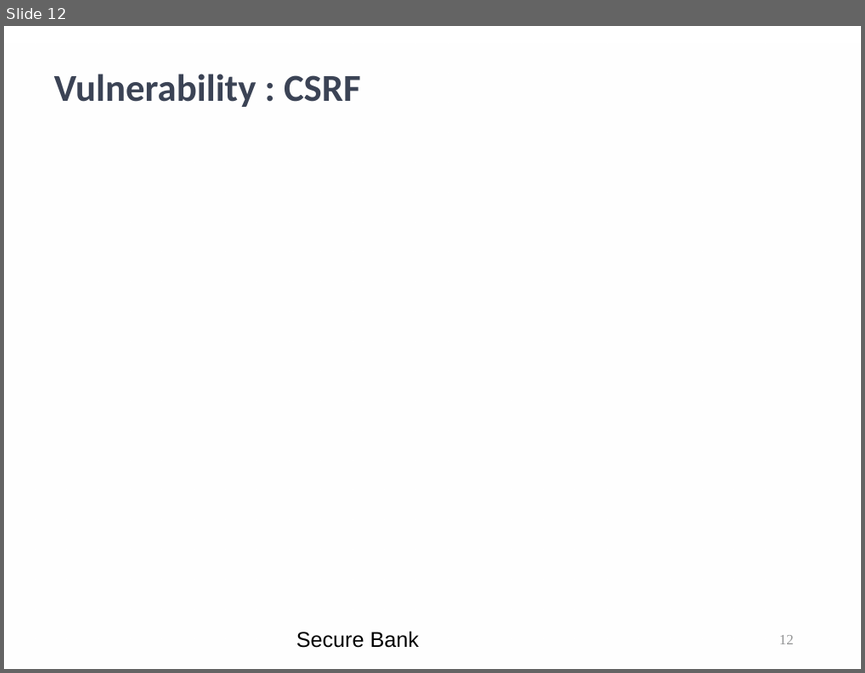
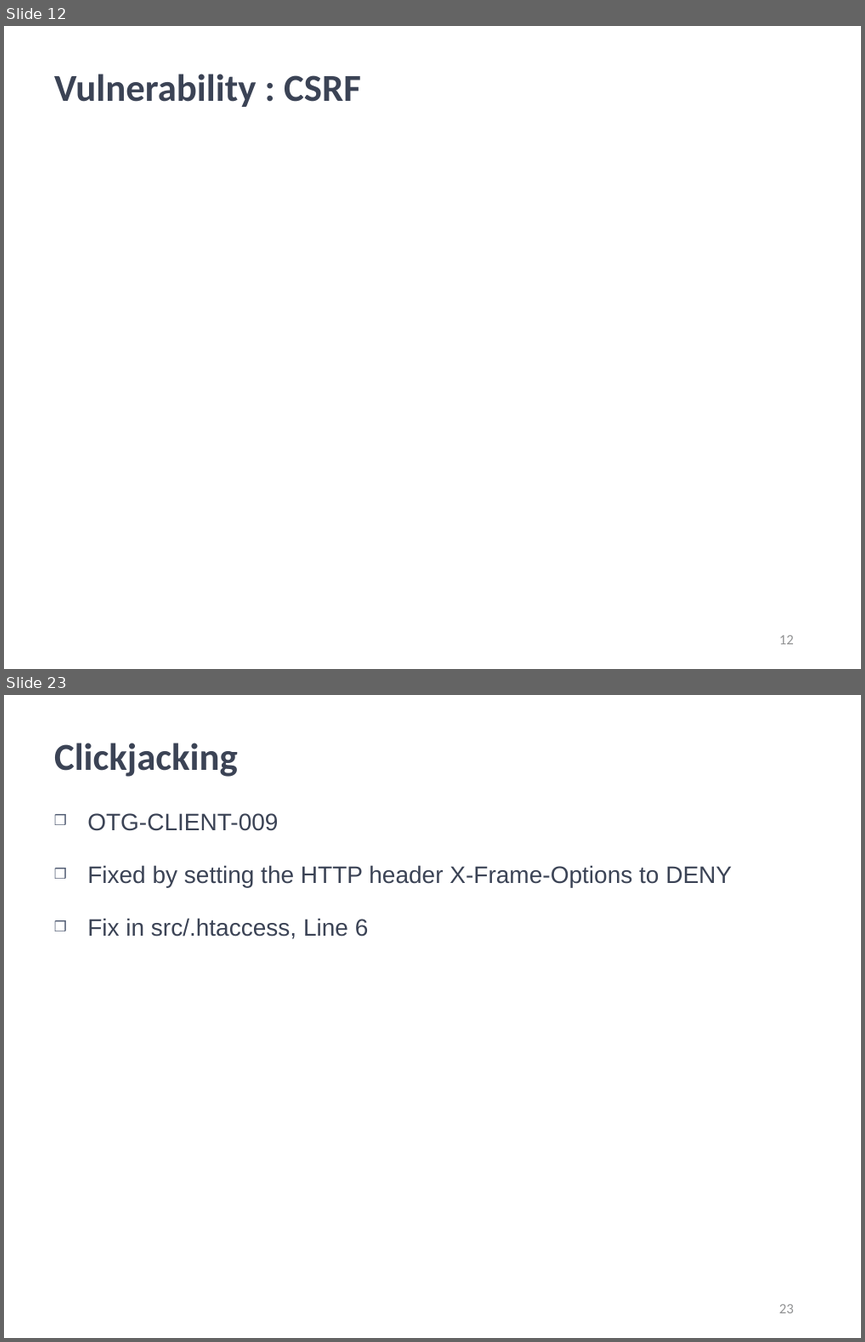
Before and after one commit to kwuerl/secure-coding-team-8, a slide deck: presentations/Phase3.ppt. Shown one above the other, each under a label of ours: slide 12 before the commit, slides 12 and 23 after it; the slides between them are not shown. The pictures are 865x673 and 865x1342 pixels, drawn with LibreOffice and Linux fonts; fonts in the diff are those of the drawing; background and template pictures are left out. Boxes give left, top, right and bottom in pixels: in the first picture for what was removed or moved away, otherwise in the second. Text is boxed around its words. In the diff, an @@ line names an element or a change of style, - is before the commit and + after.

```diff
--- a/presentations/Phase3.ppt
+++ b/presentations/Phase3.ppt
@@ slide 23 added at (4, 695, 861, 1338), background picture (left out) @@
@@ title added at (54, 743, 238, 777), 32 pt, text #3B4355, bold @@
+Clickjacking
@@ text added at (87, 813, 732, 939), 20 pt, text #3B4355 @@
+❒ OTG-CLIENT-009
+❒ Fixed by setting the HTTP header X-Frame-Options to DENY
+❒ Fix in src/.htaccess, Line 6
@@ page number added at (779, 1304, 794, 1313), 12 pt, text #919293 @@
+23
@@ slide 12 changed as well @@
@@ rectangle removed at (4, 43, 861, 669) @@
@@ text removed at (296, 630, 419, 647) @@
-Secure Bank
@@ page number at (779, 635, 794, 644): font Times New Roman to Calibri @@
```
Also in this commit, not shown: 34 other slides changed, 12 other slides added, 1 slide removed.
